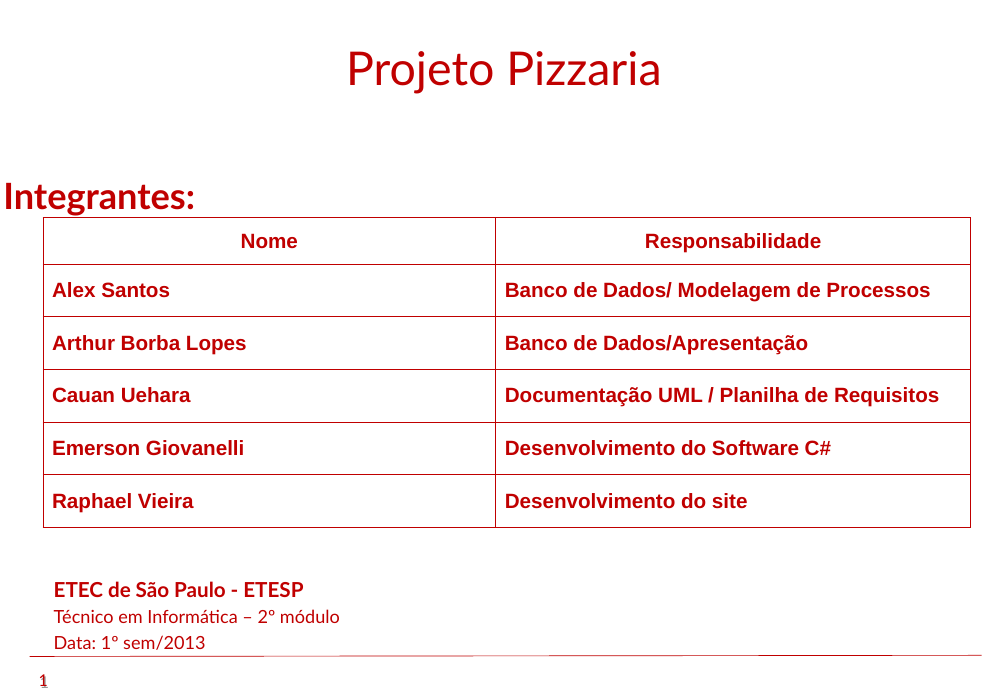
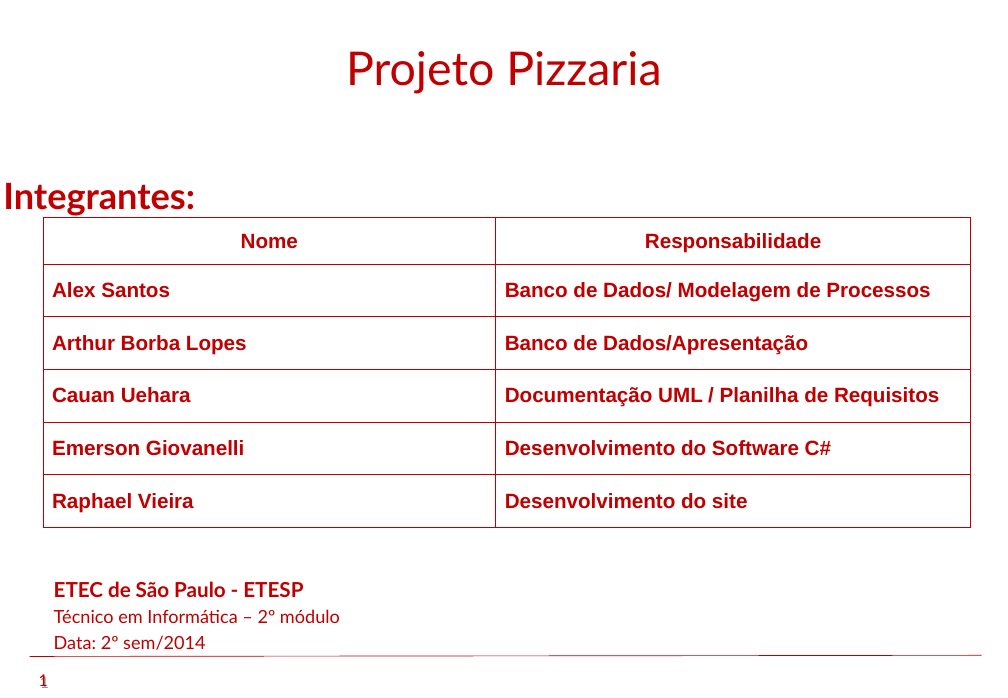
Before and after one commit to Peridian/tcmpizzaria, a slide deck: slide 1 of trunk/TCM - Pizzaria - Semestre 1 - 2014/PTCC/Apresentação/Pizzaria.ppt. Drawn at 1008x698 pixels with LibreOffice and Linux fonts; fonts in the diff are those of the drawing; background and template pictures are left out. Boxes give left, top, right and bottom in pixels: in the first picture for what was removed or moved away, otherwise in the second. Text is boxed around its words. In the diff, an @@ line names an element or a change of style, - is before the commit and + after.

```diff
--- a/trunk/TCM - Pizzaria - Semestre 1 - 2014/PTCC/Apresentação/Pizzaria.ppt
+++ b/trunk/TCM - Pizzaria - Semestre 1 - 2014/PTCC/Apresentação/Pizzaria.ppt
@@ text at box(54, 635, 206, 650): text changed @@
-Data: 1º sem/2013
+Data: 2º sem/2014
```
Also in this commit, not shown: 4 other slides changed, 16 other files.
